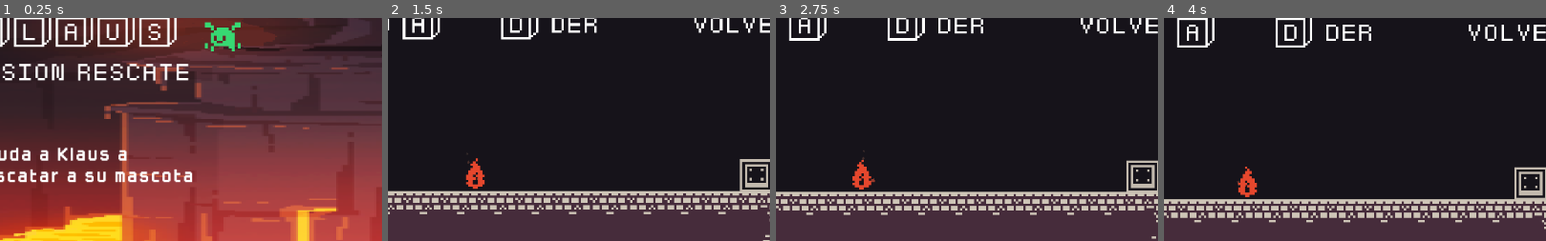
Above: before the commit, frames 1-4 (left to right).
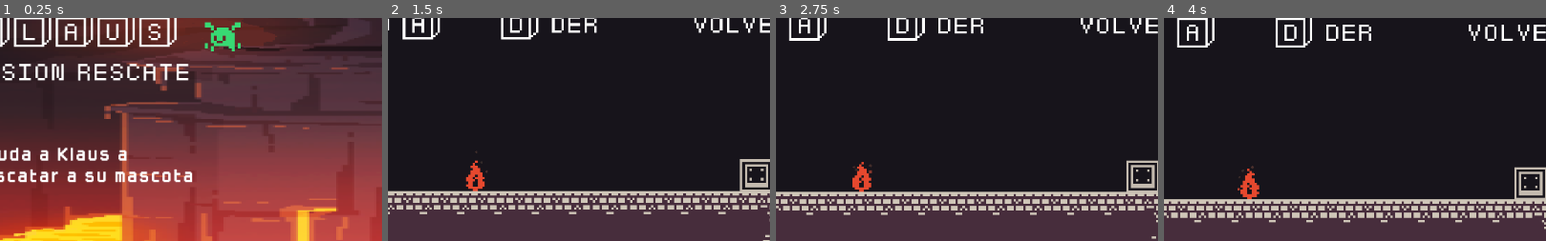
Above: after the commit, the same moments.

Repository: mendezigna/klaus-mision-rescate
Game: Godot game, scene res://Main/Main.tscn
Two runs of this game, one before a commit and one after it. Both use one fixed random seed, a clock stepped at 60 frames per second and the inputs below.
Inputs:
- Up to frame 1 (0.25 s): no input
- Up to frame 2 (1.5 s): click "JUGAR" at 0.5 s; hold Right (ui_right) from 1.28 s (still down); tap E (clonar) at 1.35 s
- Up to frame 3 (2.75 s): keep holding Right (ui_right); tap Up (ui_up) at 1.52, 2.27 s; tap Shift (interactuar) at 2.1 s
- Up to frame 4 (4 s): release Right (ui_right) at 2.78 s; hold Left (ui_left) 2.78-3.53 s; tap R (reiniciar_clones) at 2.85 s; hold Right (ui_right) from 3.53 s (still down); tap E (clonar) at 3.6 s; tap Up (ui_up) at 3.77 s
The pictures show only the part of the screen within x 40-90%, y 33-83%; the shares and areas given below are measured in that part.

The runs differ from the first frame. In frame 2, 0.3% of the frame differs, in the area x 20-26%, y 59-78%; in frame 3, 0.3%; in frame 4, 0.3%, in the area x 19-25%, y 66-82%.

Commit message:
animacion del fuego

Diff:
--- a/Objetos/Daño/fuego/Fuego.tscn
+++ b/Objetos/Daño/fuego/Fuego.tscn
@@ -1,66 +1,39 @@
-[gd_scene load_steps=6 format=2]
+[gd_scene load_steps=7 format=2]
 
-[ext_resource path="res://assets/Fuego.png" type="Texture" id=1]
-[ext_resource path="res://Objetos/Particles2D.tscn" type="PackedScene" id=2]
+[ext_resource path="res://assets/fuego-frame1.png" type="Texture" id=1]
+[ext_resource path="res://assets/fuego-frame0.png" type="Texture" id=2]
+[ext_resource path="res://Objetos/particulas.tscn" type="PackedScene" id=3]
+[ext_resource path="res://Objetos/Daño/Daño.gd" type="Script" id=4]
 
-[sub_resource type="GDScript" id=1]
-script/source = "extends Area2D
+[sub_resource type="SpriteFrames" id=2]
+animations = [ {
+"frames": [ ExtResource( 2 ), ExtResource( 1 ) ],
+"loop": true,
+"name": "default",
+"speed": 10.0
+} ]
 
-signal hit
-signal hitClone(clone)
-func _ready():
-	$AnimationPlayer.play(\"Fueguito\")
-
-func _on_body_entered(body):
-	if body.is_in_group(\"player\"):
-		emit_signal(\"hit\")
-	if body.is_in_group(\"clon\"):
-		emit_signal(\"hitClone\",body)
-
-"
-
-[sub_resource type="CapsuleShape2D" id=2]
+[sub_resource type="CapsuleShape2D" id=3]
 radius = 3.27118
 height = 5.14605
 
-[sub_resource type="Animation" id=3]
-resource_name = "Fueguito"
-length = 0.7
-loop = true
-tracks/0/type = "value"
-tracks/0/path = NodePath("Sprite:flip_h")
-tracks/0/interp = 1
-tracks/0/loop_wrap = true
-tracks/0/imported = false
-tracks/0/enabled = true
-tracks/0/keys = {
-"times": PoolRealArray( 0, 0.5 ),
-"transitions": PoolRealArray( 1, 1 ),
-"update": 1,
-"values": [ true, false ]
-}
-
 [node name="Fuego" type="Area2D"]
 position = Vector2( 0, 0.0441942 )
-script = SubResource( 1 )
+script = ExtResource( 4 )
 __meta__ = {
 "_edit_horizontal_guides_": [ -7.03069 ]
 }
 
-[node name="Particles2D" parent="." instance=ExtResource( 2 )]
+[node name="particulas" parent="." instance=ExtResource( 3 )]
 
-[node name="Sprite" type="Sprite" parent="."]
-position = Vector2( -8.91906, -11.2975 )
-texture = ExtResource( 1 )
+[node name="Sprite" type="AnimatedSprite" parent="."]
+position = Vector2( -17.9368, -10.3859 )
+frames = SubResource( 2 )
+playing = true
 centered = false
 flip_h = true
-hframes = 2
-frame = 1
 
 [node name="CollisionShape2D2" type="CollisionShape2D" parent="."]
 position = Vector2( -0.131067, 0.0131798 )
-shape = SubResource( 2 )
-
-[node name="AnimationPlayer" type="AnimationPlayer" parent="."]
-anims/Fueguito = SubResource( 3 )
+shape = SubResource( 3 )
 [connection signal="body_entered" from="." to="." method="_on_body_entered"]
--- /dev/null
+++ b/Objetos/particlasLava.tscn
@@ -0,0 +1,25 @@
+[gd_scene load_steps=4 format=2]
+
+[sub_resource type="Curve" id=1]
+min_value = -360.0
+max_value = 360.0
+_data = [ Vector2( 0, 1 ), 0.0, 0.0, 0, 0, Vector2( 0.603774, 196.364 ), 0.0, 0.0, 0, 0 ]
+
+[sub_resource type="Curve" id=2]
+_data = [ Vector2( 0, 1 ), 0.0, 0.0, 0, 0, Vector2( 0.669811, 0.672727 ), 0.0, 0.0, 0, 0 ]
+
+[sub_resource type="Gradient" id=3]
+offsets = PoolRealArray( 0, 0.558 )
+colors = PoolColorArray( 0.901961, 0.282353, 0.180392, 1, 0.160784, 0.121569, 0.121569, 1 )
+
+[node name="CPUParticles2D" type="CPUParticles2D"]
+amount = 10
+lifetime = 0.5
+emission_shape = 2
+emission_rect_extents = Vector2( 50, 1 )
+gravity = Vector2( 0, -98 )
+initial_velocity_random = 1.0
+angular_velocity_curve = SubResource( 1 )
+scale_amount = 1.5
+scale_amount_curve = SubResource( 2 )
+color_ramp = SubResource( 3 )
--- /dev/null
+++ b/Objetos/particulas.tscn
@@ -0,0 +1,26 @@
+[gd_scene load_steps=4 format=2]
+
+[sub_resource type="Curve" id=1]
+min_value = -360.0
+max_value = 360.0
+_data = [ Vector2( 0, 1 ), 0.0, 0.0, 0, 0, Vector2( 0.613208, 163.636 ), 0.0, 0.0, 0, 0 ]
+
+[sub_resource type="Curve" id=2]
+_data = [ Vector2( 0, 1 ), 0.0, 0.0, 0, 0, Vector2( 0.632075, 0.727273 ), 0.0, 0.0, 0, 0 ]
+
+[sub_resource type="Gradient" id=3]
+offsets = PoolRealArray( 0, 0.317, 1 )
+colors = PoolColorArray( 0.901961, 0.282353, 0.180392, 1, 0.321569, 0.192157, 0.172549, 1, 0.192157, 0.172549, 0.172549, 1 )
+
+[node name="particulas" type="CPUParticles2D"]
+amount = 5
+lifetime = 0.5
+emission_shape = 1
+emission_sphere_radius = 5.0
+gravity = Vector2( 0, -98 )
+initial_velocity_random = 1.0
+angular_velocity_curve = SubResource( 1 )
+scale_amount = 1.5
+scale_amount_random = 1.0
+scale_amount_curve = SubResource( 2 )
+color_ramp = SubResource( 3 )
--- a/nivel/Nivel1/Nivel1.tscn
+++ b/nivel/Nivel1/Nivel1.tscn
@@ -11,7 +11,7 @@
 [ext_resource path="res://Objetos/Daño/pinches/Pinches.tscn" type="PackedScene" id=9]
 [ext_resource path="res://Objetos/Daño/fuego/Fuego.tscn" type="PackedScene" id=10]
 [ext_resource path="res://assets/Letras/baby blocks.ttf" type="DynamicFontData" id=11]
-[ext_resource path="res://Objetos/ParticulasLava.tscn" type="PackedScene" id=12]
+[ext_resource path="res://Objetos/particlasLava.tscn" type="PackedScene" id=12]
 
 [sub_resource type="RectangleShape2D" id=1]
 extents = Vector2( 40.0461, 6.46326 )
@@ -35,11 +35,12 @@
 position = Vector2( 40.0769, -38.8524 )
 script = ExtResource( 8 )
 
-[node name="Particles2D" parent="Lava" instance=ExtResource( 12 )]
-
 [node name="CollisionShape2D" type="CollisionShape2D" parent="Lava"]
 position = Vector2( 301.718, 603.174 )
 shape = SubResource( 1 )
+
+[node name="CPUParticles2D" parent="Lava" instance=ExtResource( 12 )]
+position = Vector2( 305.47, 595.207 )
 
 [node name="TileMap" parent="." instance=ExtResource( 1 )]
 position = Vector2( 158.3, -3.84024 )
@@ -59,6 +60,9 @@
 
 [node name="Fuego" parent="." instance=ExtResource( 10 )]
 position = Vector2( 168.986, 470.54 )
+
+[node name="Sprite" parent="Fuego" index="1"]
+frame = 1
 
 [node name="Puerta" parent="." instance=ExtResource( 4 )]
 position = Vector2( 968.854, 338.297 )
--- a/nivel/Nivel2/Nivel2.tscn
+++ b/nivel/Nivel2/Nivel2.tscn
@@ -9,7 +9,7 @@
 [ext_resource path="res://TileMap.tscn" type="PackedScene" id=7]
 [ext_resource path="res://Objetos/Daño/flecha/Flecha.tscn" type="PackedScene" id=8]
 [ext_resource path="res://Objetos/Daño/fuego/Fuego.tscn" type="PackedScene" id=9]
-[ext_resource path="res://Objetos/ParticulasLava.tscn" type="PackedScene" id=10]
+[ext_resource path="res://Objetos/particlasLava.tscn" type="PackedScene" id=10]
 [ext_resource path="res://nivel/Nivel2/Nivel2.gd" type="Script" id=11]
 [ext_resource path="res://nivel/Nivel3/Nivel3.tscn" type="PackedScene" id=12]
 
@@ -29,15 +29,15 @@
 "_edit_use_anchors_": false
 }
 
-[node name="Area2D" type="Area2D" parent="."]
+[node name="lava" type="Area2D" parent="."]
 script = ExtResource( 1 )
 
-[node name="Particles2D" parent="Area2D" instance=ExtResource( 10 )]
-position = Vector2( 371.149, 489.335 )
-
-[node name="CollisionShape2D" type="CollisionShape2D" parent="Area2D"]
+[node name="CollisionShape2D" type="CollisionShape2D" parent="lava"]
 position = Vector2( 367.696, 502.046 )
 shape = SubResource( 1 )
+
+[node name="CPUParticles2D" parent="lava" instance=ExtResource( 10 )]
+position = Vector2( 364.779, 490.852 )
 
 [node name="Plataforma" parent="." instance=ExtResource( 4 )]
 position = Vector2( 339.344, 321.452 )
@@ -167,9 +167,9 @@
 
 [node name="Camera2D" parent="." instance=ExtResource( 5 )]
 position = Vector2( 37.42, 469.271 )
-[connection signal="body_entered" from="Area2D" to="Area2D" method="_on_body_entered"]
-[connection signal="hit" from="Area2D" to="." method="_on_game_over"]
-[connection signal="hitClone" from="Area2D" to="." method="_on_delete_clone"]
+[connection signal="body_entered" from="lava" to="lava" method="_on_body_entered"]
+[connection signal="hit" from="lava" to="." method="_on_game_over"]
+[connection signal="hitClone" from="lava" to="." method="_on_delete_clone"]
 [connection signal="hit" from="Felchas/Flecha1" to="." method="_on_game_over"]
 [connection signal="hitClone" from="Felchas/Flecha1" to="." method="_on_delete_clone"]
 [connection signal="hit" from="Felchas/Flecha2" to="." method="_on_game_over"]
--- a/nivel/Nivel3/Nivel3.tscn
+++ b/nivel/Nivel3/Nivel3.tscn
@@ -14,7 +14,7 @@
 [ext_resource path="res://assets/peligro.png" type="Texture" id=12]
 [ext_resource path="res://assets/win.wav" type="AudioStream" id=13]
 [ext_resource path="res://Objetos/Camera2D.tscn" type="PackedScene" id=14]
-[ext_resource path="res://Objetos/ParticulasLava.tscn" type="PackedScene" id=15]
+[ext_resource path="res://Objetos/particlasLava.tscn" type="PackedScene" id=15]
 
 [sub_resource type="CircleShape2D" id=1]
 radius = 6.75868
@@ -157,15 +157,15 @@
 [node name="Lava" type="Area2D" parent="."]
 script = ExtResource( 1 )
 
-[node name="Particles2D" parent="Lava" instance=ExtResource( 15 )]
-position = Vector2( 539.314, 349.368 )
-
-[node name="Particles2D2" parent="Lava" instance=ExtResource( 15 )]
-position = Vector2( 435.339, 350.987 )
-
 [node name="CollisionShape2D" type="CollisionShape2D" parent="Lava"]
 position = Vector2( 480.03, 363.487 )
 shape = SubResource( 2 )
+
+[node name="CPUParticles2D" parent="Lava" instance=ExtResource( 15 )]
+position = Vector2( 420.613, 351.536 )
+
+[node name="CPUParticles2D2" parent="Lava" instance=ExtResource( 15 )]
+position = Vector2( 539.68, 351.778 )
 
 [node name="TimerDead" type="Timer" parent="." groups=[
 "time",
--- a/project.godot
+++ b/project.godot
@@ -78,6 +78,7 @@
 
 [rendering]
 
+quality/driver/driver_name="GLES2"
 vram_compression/import_etc=true
 vram_compression/import_etc2=false
 environment/default_environment="res://default_env.tres"
Binary file added: assets/fuego-frame0.png
Not shown, added: assets/fuego-frame0.png.import
Binary file added: assets/fuego-frame1.png
Not shown, added: assets/fuego-frame1.png.import
